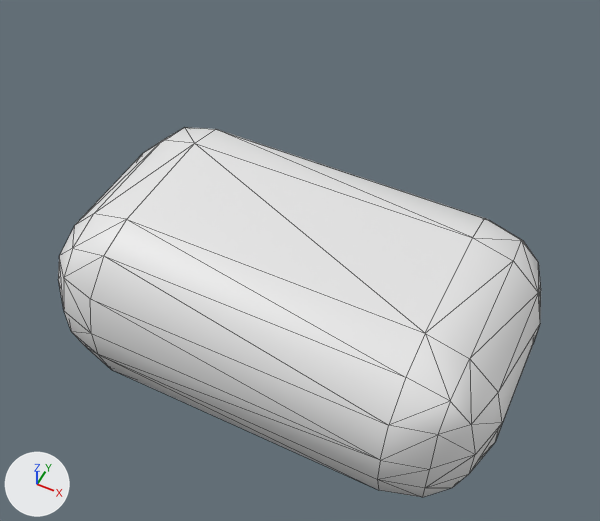
Before and after pictures for a commit that changed the OBJ model sandbox/assets/generated/models/sandbag_stack__bag_0_1.obj.
The view is the same before and after, from a 50 mm camera at (0.358, -0.709, 1.112) aimed at (0.006, -0.005, 0.233). Arrows for +X, +Y and +Z are at lower left; the lights stay in place. The first picture is the older version. Mesh edges are drawn as thin lines. Where no turn or scale is listed for an object, it has been applied to the vertices.

The first picture shows 'sandbag_stack__bag_0_1'.
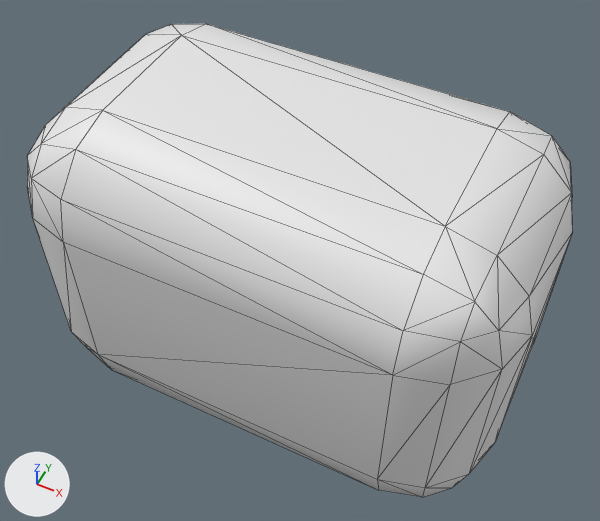
Boxes [x1, y1, x2, y2] around the edits, measured in the pictures (600 x 521 px; the box of a moved part takes in the faces that stretch with it):
'sandbag_stack__bag_0_1', reshaped (13% wider, 28% taller)
    before: [58, 127, 541, 497]
    after: [27, 24, 573, 497]
part 1 of me_sandbag_stack__bag_0_1, moved or reshaped
    before: [58, 127, 541, 488]
    after: [27, 24, 573, 488]

Diff of the bpy script that builds the scene:
```diff
--- a/sandbox/assets/generated/models/sandbag_stack__bag_0_1.obj.py
+++ b/sandbox/assets/generated/models/sandbag_stack__bag_0_1.obj.py
@@ me_sandbag_stack__bag_0_1 @@
 # used by ob_sandbag_stack__bag_0_1; location = (0.0, 0.0, 0.0)
-me_sandbag_stack__bag_0_1.from_pydata(...)  # 96 vertices, 188 faces; spans x -0.34..0.34, y -0.21..0.21, z 0.0..0.29
+me_sandbag_stack__bag_0_1.from_pydata(...)  # 96 vertices, 188 faces; spans x -0.34..0.34, y -0.21..0.21, z 0.0..0.479
+# me_sandbag_stack__bag_0_1 part 1: all 48 vertices in x -0.34..0.34, y -0.21..0.21, z 0.17..0.29 are moved by (0.0, 0.0, 0.188)
```
